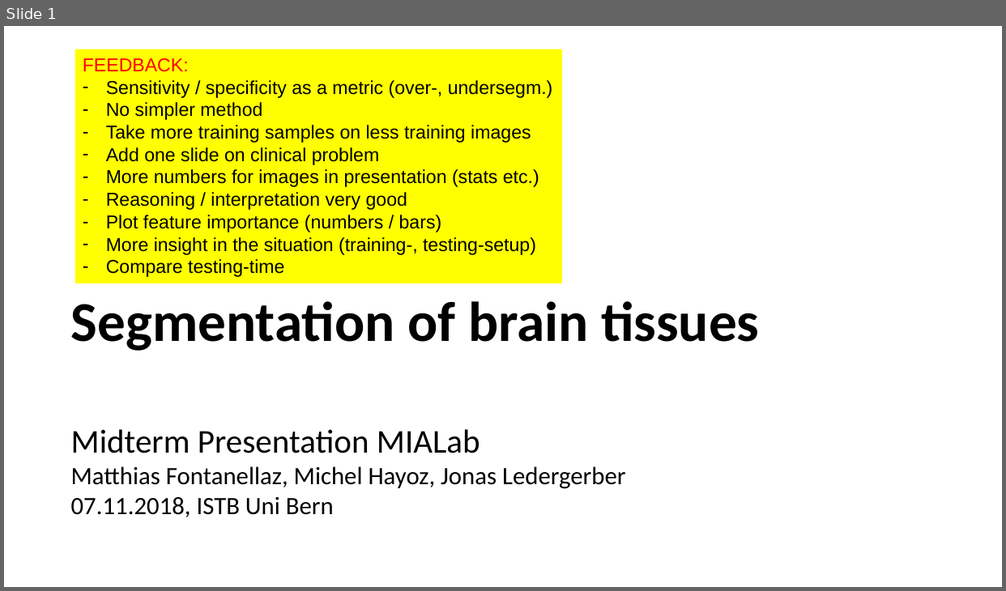
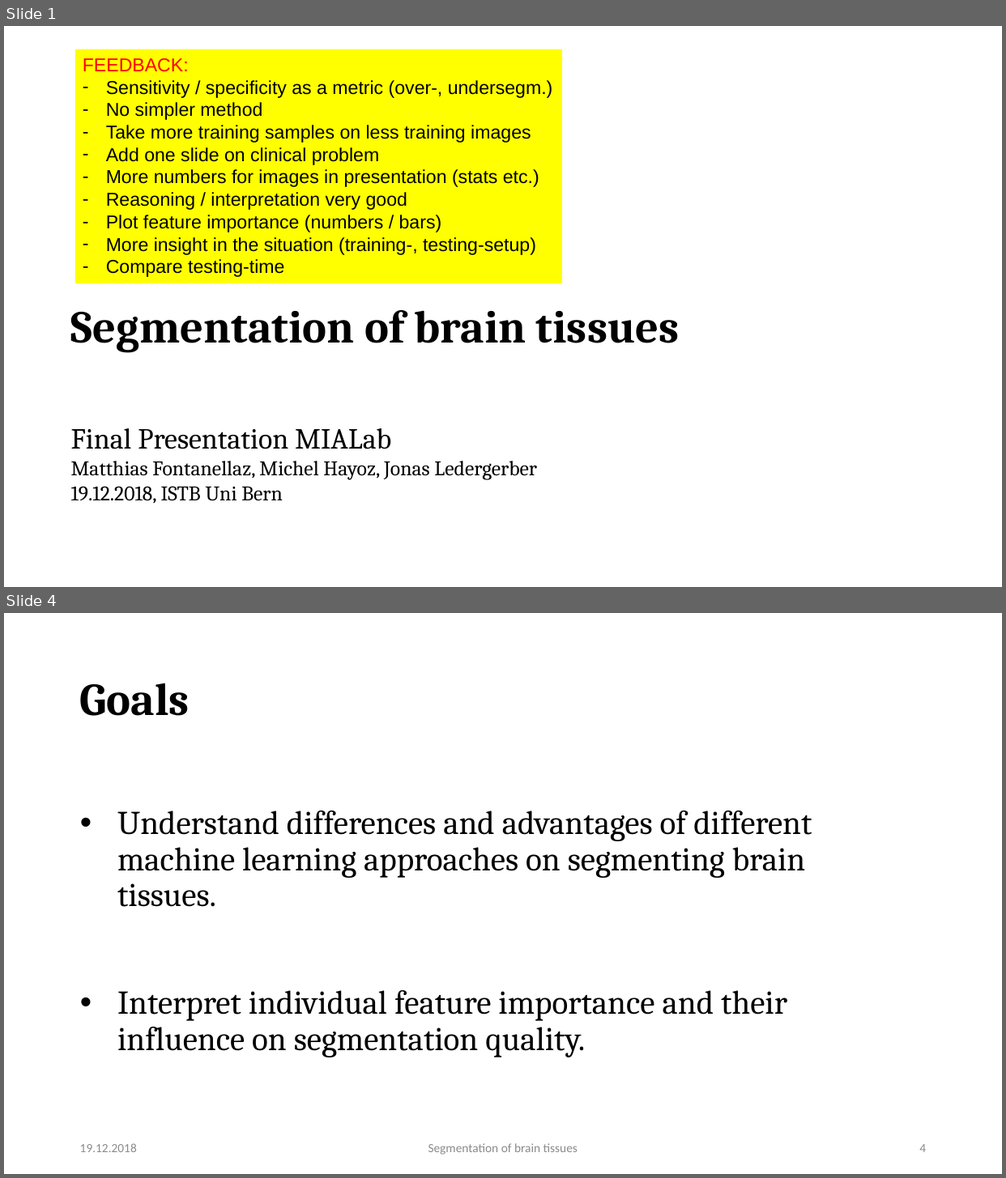
Before and after one commit to mhayoz/MIALab, a slide deck: Final Mialab.pptx. Shown one above the other, each under a label of ours: slide 1 before the commit, slides 1 and 4 after it; the slides between them are not shown. The pictures are 1006x591 and 1006x1178 pixels, drawn with LibreOffice and Linux fonts; fonts in the diff are those of the drawing; background and template pictures are left out. Boxes give left, top, right and bottom in pixels: in the first picture for what was removed or moved away, otherwise in the second. Text is boxed around its words. In the diff, an @@ line names an element or a change of style, - is before the commit and + after.

```diff
--- a/Final Mialab.pptx
+++ b/Final Mialab.pptx
@@ slide 4 added at bbox=[4, 613, 1002, 1174], background #FFFFFF @@
@@ text added at bbox=[80, 683, 189, 716], 44 pt, text #000000, bold @@
+Goals
@@ text added at bbox=[117, 811, 812, 1058], 32 pt, text #000000 @@
+• Understand differences and advantages of different machine learning approaches on segmenting brain tissues.
+• Interpret individual feature importance and their influence on segmentation quality.
@@ text added at bbox=[80, 1144, 137, 1152], 12 pt, text #8B8B8B @@
+19.12.2018
@@ text added at bbox=[428, 1144, 577, 1155], 12 pt, text #8B8B8B @@
+Segmentation of brain tissues
@@ page number added at bbox=[919, 1144, 926, 1152], 12 pt, text #8B8B8B @@
+4
@@ slide 1 changed as well @@
@@ text "Segmentation of brain tissues" at bbox=[71, 310, 680, 353]: size 54 to 44 pt, font Calibri to Cambria @@
@@ text at bbox=[71, 429, 391, 450]: text changed; size 32 to 28 pt; font Calibri to Cambria @@
-Midterm Presentation MIALab
+Final Presentation MIALab
@@ text at bbox=[71, 461, 537, 480]: size 24 to 20 pt, font Calibri to Cambria in "Matthias Fontanellaz, Michel Hayoz, Jonas Ledergerber" @@
@@ text at bbox=[71, 486, 283, 503]: text changed; size 24 to 20 pt; font Calibri to Cambria @@
-07.11.2018, ISTB Uni Bern
+19.12.2018, ISTB Uni Bern
```
Also in this commit, not shown: 7 other slides changed, 2 other slides added.
